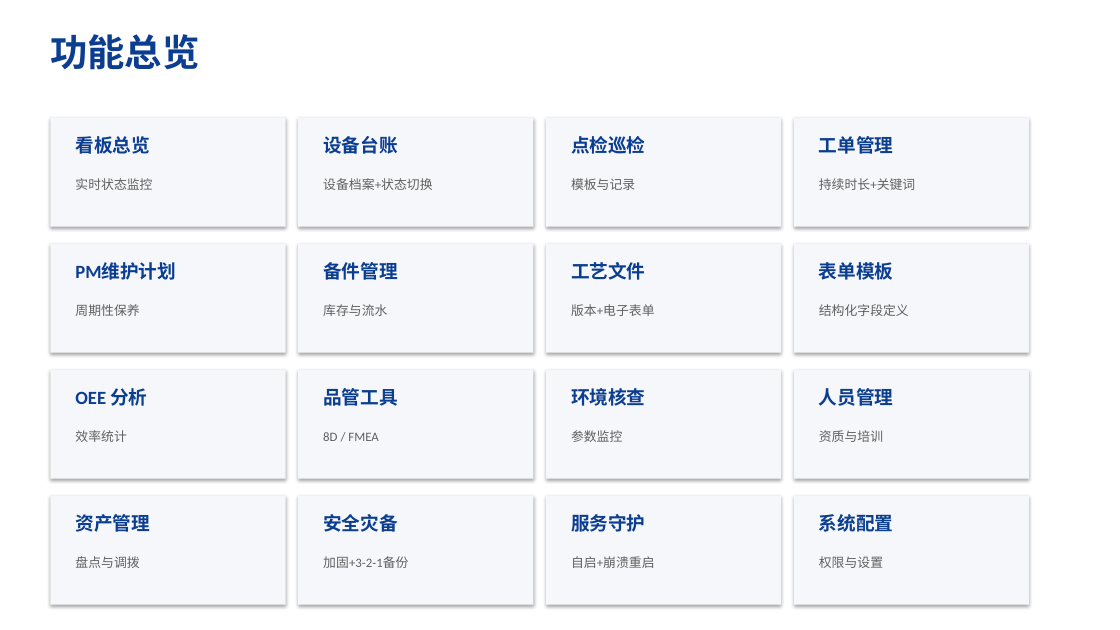
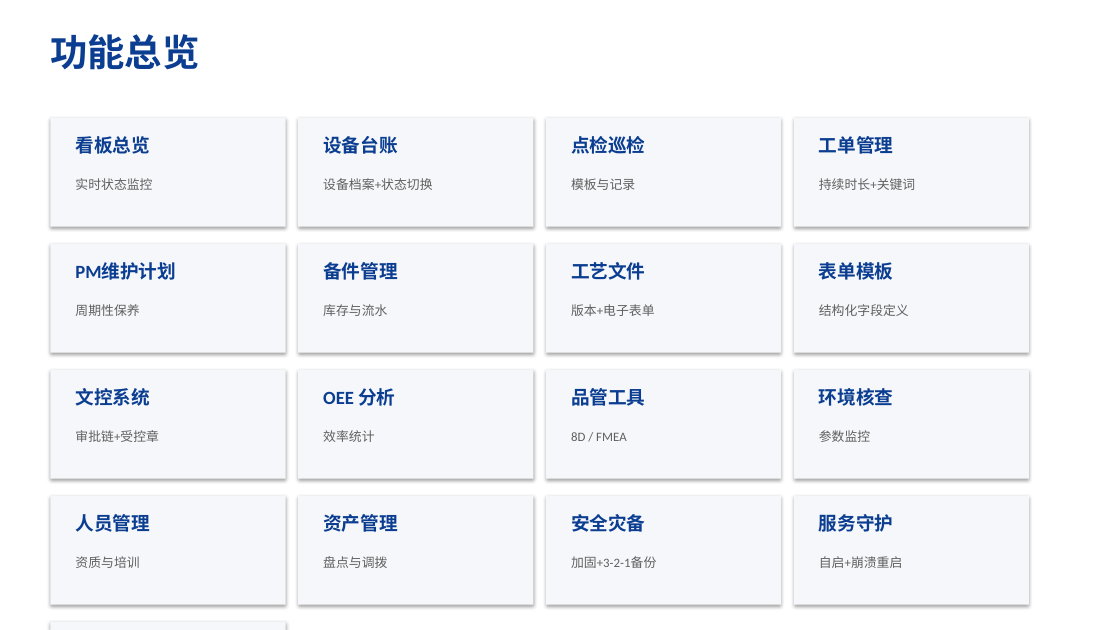
Before and after one commit to jumperrong/Smart-Equipment-Management-System, a slide deck: slide 2 of SEMS_功能介绍.pptx. Drawn at 1120x630 pixels with LibreOffice and Linux fonts; fonts in the diff are those of the drawing. Boxes give left, top, right and bottom in pixels: in the first picture for what was removed or moved away, otherwise in the second. Text is boxed around its words. In the diff, an @@ line names an element or a change of style, - is before the commit and + after.

Commit message:
feat: 文控系统全功能 + QA角色 + 文档更新
- 后端: 三级电子签名审批链(prepare/review/approve) + SHA256签名指纹
- 后端: 状态机白名单(草稿→审核中→生效→作废) + 驳回路径
- 后端: 修订记录(字段级before/after) + 分发收回台账
- 后端: PDF水印受控章 + 表单审核锁定 + 附加修正(PENDING→APPROVED)
- 后端: 复审周期自动计算 + 文档编号规则(DocNoRule) CRUD
- 后端: QA角色枚举 + 权限矩阵(process_doc.approve/void/submit_review)
- 前端: 文控操作按钮组 + 审批链/修订/分发/审核/修正对话框
- 前端: 复审告警Badge + QA角色标签同步
- 文档: README新增文控系统章节 + 教程新增第12章 + PPT新增3页文控内容

```diff
--- a/SEMS_功能介绍.pptx
+++ b/SEMS_功能介绍.pptx
@@ text at [75, 388, 149, 406]: text changed @@
-OEE 分析
+文控系统
@@ text at [323, 388, 395, 406]: text changed @@
-品管工具
+OEE 分析
@@ text at [571, 388, 645, 406]: text changed @@
-环境核查
+品管工具
@@ text at [819, 388, 893, 406]: text changed @@
-人员管理
+环境核查
@@ text at [75, 430, 159, 442]: text changed @@
-效率统计
+审批链+受控章
@@ text at [323, 430, 374, 442]: text changed @@
-8D / FMEA
+效率统计
@@ text at [571, 432, 626, 441]: text changed @@
-参数监控
+8D / FMEA
@@ text at [819, 430, 870, 442]: text changed @@
-资质与培训
+参数监控
@@ text at [75, 514, 149, 532]: text changed @@
-资产管理
+人员管理
@@ text at [323, 514, 397, 532]: text changed @@
-安全灾备
+资产管理
@@ text at [571, 514, 645, 532]: text changed @@
-服务守护
+安全灾备
@@ text at [819, 514, 893, 532]: text changed @@
-系统配置
+服务守护
@@ text at [75, 556, 139, 568]: text changed @@
-盘点与调拨
+资质与培训
@@ text at [323, 556, 387, 568]: text changed @@
-加固+3-2-1备份
+盘点与调拨
@@ text at [571, 556, 656, 568]: text changed @@
-自启+崩溃重启
+加固+3-2-1备份
@@ text at [819, 556, 903, 568]: text changed @@
-权限与设置
+自启+崩溃重启
@@ rectangle added at [50, 622, 286, 630], fill #F5F7FA @@
```
Also in this commit, not shown: 3 slides added, 23 other files.
